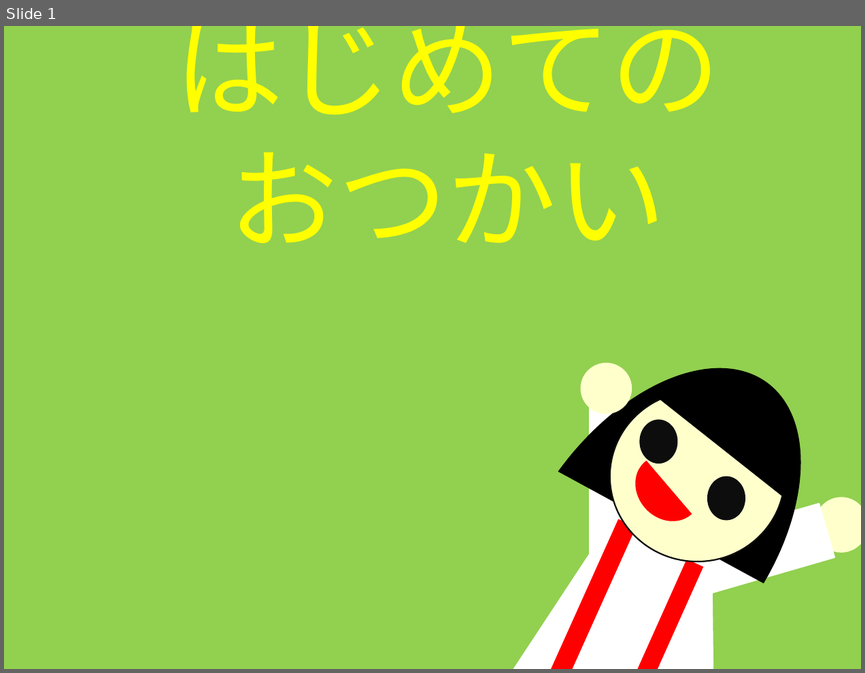
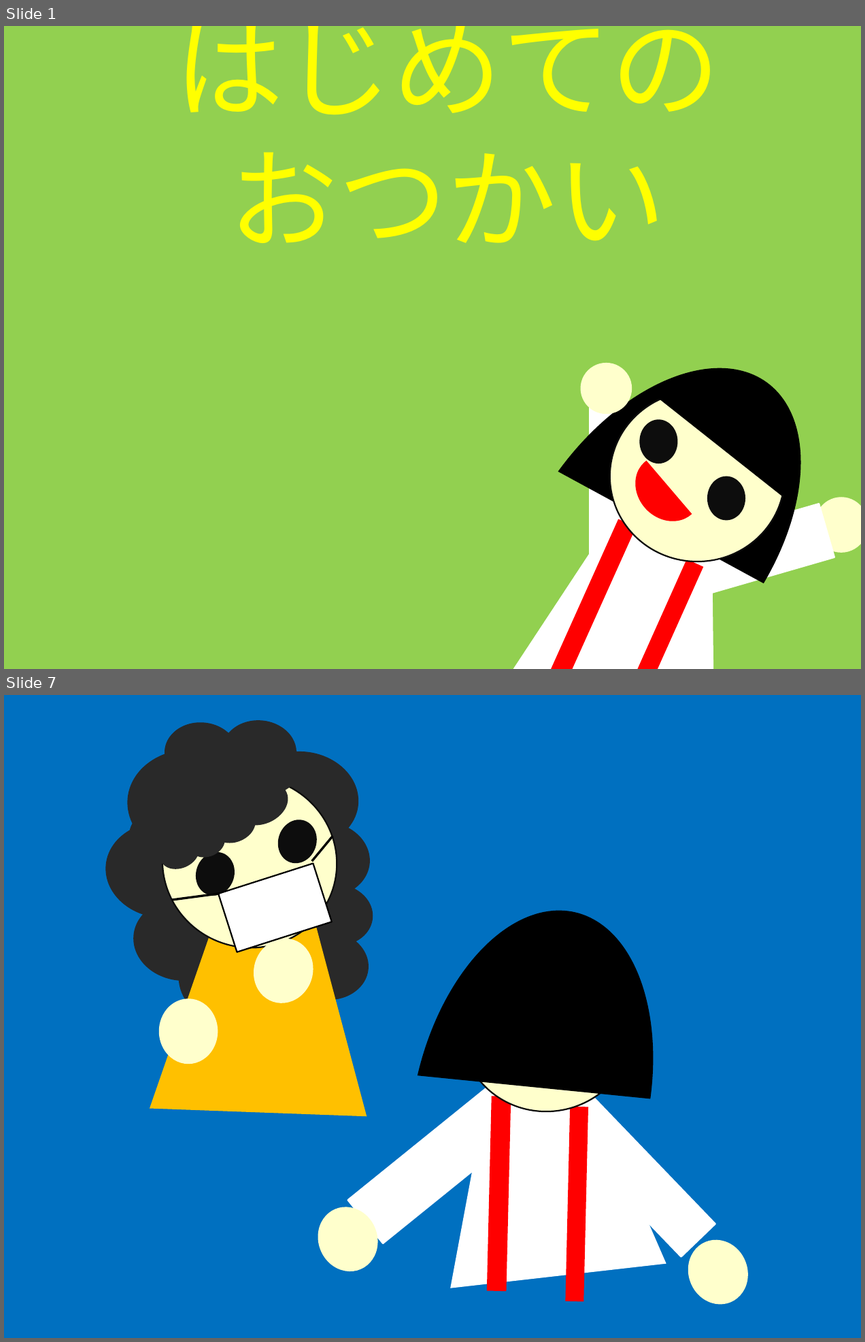
Before and after one commit to EdaHikari/OtsukaiGame, a slide deck: 新規 Microsoft PowerPoint Presentation.pptx. Shown one above the other, each under a label of ours: slide 1 before the commit, slides 1 and 7 after it; the slides between them are not shown. The pictures are 865x673 and 865x1342 pixels, drawn with LibreOffice and Linux fonts; fonts in the diff are those of the drawing. Boxes give left, top, right and bottom in pixels: in the first picture for what was removed or moved away, otherwise in the second. Text is boxed around its words. In the diff, an @@ line names an element or a change of style, - is before the commit and + after.

```diff
--- a/新規 Microsoft PowerPoint Presentation.pptx
+++ b/新規 Microsoft PowerPoint Presentation.pptx
@@ slide 7 added at [4,695,861,1338], background #0070C0 @@
@@ group added at [309,885,715,1317]: 4 rectangles, 2 ellipses, 1 trapezoid, 1 chord (boxed as its full ellipse) @@
@@ group added at [94,709,389,1117]: 5 ellipses, 2 clouds, 2 lines, 1 trapezoid, 1 rectangle @@
@@ ellipse added at [678,1230,757,1314], fill #FFFFCC @@
```
Also in this commit, not shown: 1 slide changed, 9 other slides added, 46 other files.
